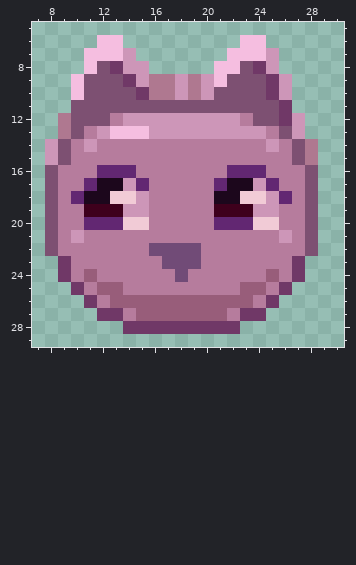
File history of a pixel-art sprite, images/nekoin.png. Above, as it was before the edit.
The file is 37x37 pixels. Shown: x 7..30, y 5..29.
New version:
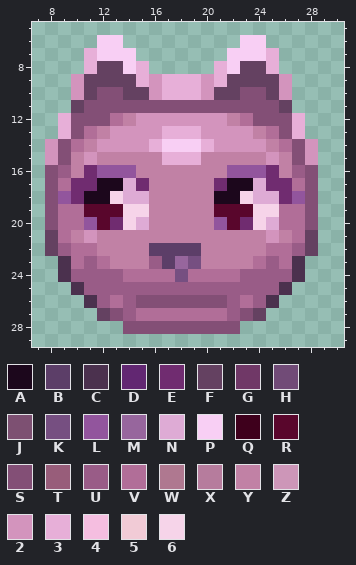
Palette (. is transparent): A #1c071c  B #5c3e68  C #4b314e  D #622772  E #702c70  F #644161  G #703867  H #714b77  J #7d5072  K #764f81  L #92559d  M #97669d  N #deabd5  P #f8cff4  Q #3e001c  R #59062c  S #834f76  T #985d7a  U #995c87  V #b16e98  W #af7890  X #b67c9d  Y #c181a5  Z #cd96b8  2 #d394bd  3 #e7afd8  4 #f5bee0  5 #f1cbd6  6 #f6d4e9
From old to new:
Changed rows in their new state; - is an unchanged pixel.
first column x 8:
 6 ----PP---------PP----
 7 ---3PPP-------PPP3---
 8 ---3FFP3-----3PFF3---
 9 --2FFFF3233323FFFF2--
10 --2FSSFF23332FFSSF2--
11 --FSSSSSSSSSSSSSSSF--
12 -3SSSVY2222222YVSSS3-
13 -3SVY22223332222YVS3-
14 2SVY22223PPP32222YVS2
15 2SY2YYYYY333YYYYY2YS2
16 SUYELLLYYYYYYYLLLEYUS
17 SVEE--NEYYYYYE--NEEVS
18 SLE--6NNYYYYY--6NNELS
19 SVVRRR66YYYYYRRR66VVS
20 SVVLRE6NYYYYYLRE6NVVS
21 FVY2YYYYYYYYYYYYY2YVF
22 FUVVYYYYBBBBYYYYYVVUF
23 -CVUVYYYUBMKYYYYVUVC-
24 -CUUUUVVVVKVVVVUUUUC-
25 --CUUUUUUUUUUUUUUUC--
26 ---CUVUSSSSSSSUVUC---
27 ----FSUVVVVVVVUSF----
28 ------SSSSSSSSS------
Pixel boxes of the changes (left, top, right, bottom) in both pictures:
changed: (45, 35, 318, 334)
